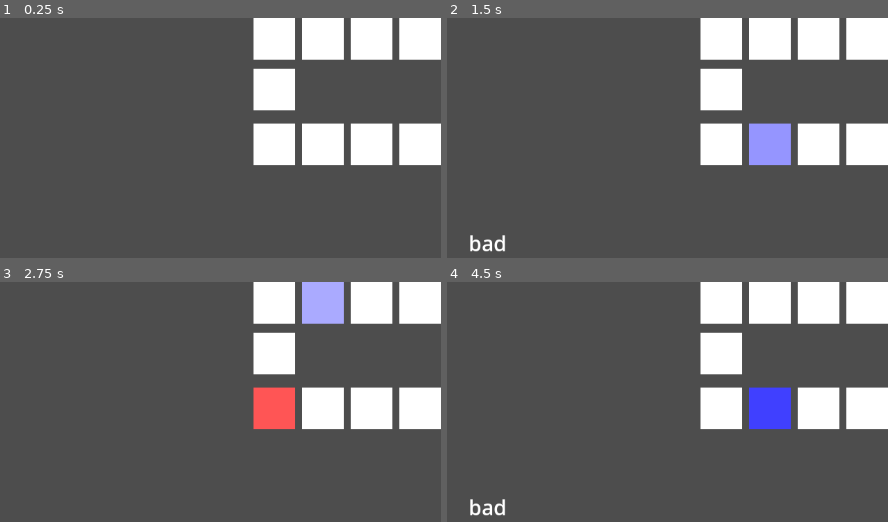
Above: before the commit, frames 1-4 (two rows, left to right).
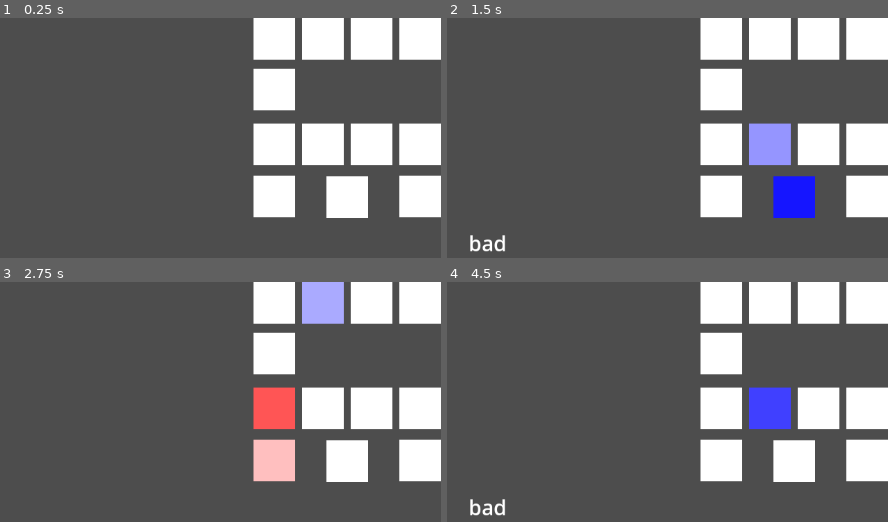
Above: after the commit, the same moments.

Repository: RBTylenol/time-exactly-userinput-check
Game: Godot game, scene res://main.tscn
Two runs of this game, one before a commit and one after it. Both use one fixed random seed, a clock stepped at 60 frames per second and the inputs below. Sound files missing from this copy of the repository are replaced by a short silence.
Inputs:
- Up to frame 1 (0.25 s): no input
- Up to frame 2 (1.5 s): tap Enter (ui_accept) at 0.5, 0.77, 1.25 s; tap . (key_dot) at 0.6, 1.35 s
- Up to frame 3 (2.75 s): tap Enter (ui_accept) at 1.52, 2 s; tap . (key_dot) at 2.1 s
- Up to frame 4 (4.5 s): tap . (key_dot) at 2.85, 3.6, 4.35 s; tap Enter (ui_accept) at 3.02, 3.5, 3.77, 4.25 s

The runs differ from the first frame. In frame 1, 5.1% of the frame differs, in the area x 57-100%, y 65-84%; in frame 2, 5.1%; in frame 3, 5.1%; in frame 4, 5.1%.

Commit message:
셋잇단음표 추가

Diff:
--- a/beat_indicator.gd
+++ b/beat_indicator.gd
@@ -2,6 +2,7 @@
 
 @onready var sprites = [ $BeatSprite1, $BeatSprite2, $BeatSprite3, $BeatSprite4 ]
 @onready var sprites2 = [$BeatSprite5, $BeatSprite6, $BeatSprite7, $BeatSprite8]
+@onready var sprites3 = [$BeatSprite9, $BeatSprite10, $BeatSprite11]
 
 func _on_music_system__beat_quarter(beat: int) -> void:
 
@@ -26,3 +27,14 @@
 		sprites2[beat % 4].modulate = Color(0, 0, 1)
 		var tween = get_tree().create_tween()
 		tween.tween_property(sprites2[beat % 4], "modulate", Color(1, 1, 1), 0.2)
+
+func _on_music_system__beat_triplet(beat: int) -> void:
+	if beat % 3 == 0:
+		sprites3[0].modulate = Color(1, 0, 0)
+		var tween = get_tree().create_tween()
+		tween.tween_property(sprites3[0], "modulate", Color(1, 1, 1), 0.2)
+
+	else:
+		sprites3[beat % 3].modulate = Color(0, 0, 1)
+		var tween = get_tree().create_tween()
+		tween.tween_property(sprites3[beat % 3], "modulate", Color(1, 1, 1), 0.2)
--- a/correct_control.gd
+++ b/correct_control.gd
@@ -2,7 +2,7 @@
 
 @export var judge_range: float = 0.1
 @onready var music_system = $"../MusicSystem"
-@export var correct_beat_quarter: Array[int] = [0, 4, 8, 12, 16, 20, 24, 28, 32, 36]
+@export var correct_beat_quarter: Array[int] = [0, 4, 8, 12, 16, 20, 24, 28, 32, 36, 56]
 
 var forward_correct_time: Array[float] = []
 var backward_correct_time: Array[float] = []
--- a/main.tscn
+++ b/main.tscn
@@ -81,6 +81,21 @@
 scale = Vector2(60, 60)
 texture = SubResource("GradientTexture1D_fs80c")
 
+[node name="BeatSprite9" type="Sprite2D" parent="MusicSystemExample/CanvasLayer/BoxContainer/BeatIndicator"]
+position = Vector2(30, 257)
+scale = Vector2(60, 60)
+texture = SubResource("GradientTexture1D_fs80c")
+
+[node name="BeatSprite10" type="Sprite2D" parent="MusicSystemExample/CanvasLayer/BoxContainer/BeatIndicator"]
+position = Vector2(135, 258)
+scale = Vector2(60, 60)
+texture = SubResource("GradientTexture1D_fs80c")
+
+[node name="BeatSprite11" type="Sprite2D" parent="MusicSystemExample/CanvasLayer/BoxContainer/BeatIndicator"]
+position = Vector2(240, 257)
+scale = Vector2(60, 60)
+texture = SubResource("GradientTexture1D_fs80c")
+
 [node name="BoxContainer2" type="BoxContainer" parent="MusicSystemExample/CanvasLayer"]
 anchors_preset = 8
 anchor_left = 0.5
@@ -103,6 +118,7 @@
 
 [connection signal="_beat_16th" from="MusicSystemExample/MusicSystem" to="MusicSystemExample/CanvasLayer/BoxContainer/BeatIndicator" method="_on_music_system__beat_16_th"]
 [connection signal="_beat_quarter" from="MusicSystemExample/MusicSystem" to="MusicSystemExample/CanvasLayer/BoxContainer/BeatIndicator" method="_on_music_system__beat_quarter"]
+[connection signal="_beat_triplet" from="MusicSystemExample/MusicSystem" to="MusicSystemExample/CanvasLayer/BoxContainer/BeatIndicator" method="_on_music_system__beat_triplet"]
 [connection signal="_you_can_reset_correct_timing" from="MusicSystemExample/MusicSystem" to="MusicSystemExample/CorrectControl" method="_on_music_system__you_can_reset_correct_timing"]
 [connection signal="_is_ranging" from="MusicSystemExample/CorrectControl" to="MusicSystemExample/CanvasLayer/BoxContainer/BeatIndicator/BeatSprite" method="_on_correct_control__is_ranging"]
 [connection signal="_is_ranging" from="MusicSystemExample/CorrectControl" to="MusicSystemExample/CanvasLayer/BoxContainer2/Label" method="_on_correct_control__is_ranging"]
--- a/music system/music_system.gd
+++ b/music system/music_system.gd
@@ -9,8 +9,13 @@
 var next_beat_16th_time: float = 0.0
 var beat_16th: int = 0
 
+var beat_triplet_interval: float
+var next_beat_triplet_time: float = 0.0
+var beat_triplet: int = 0
+
 signal _beat_quarter(beat: int)
 signal _beat_16th(beat: int)
+signal _beat_triplet(beat: int)
 signal _you_can_reset_correct_timing
 
 func _ready() -> void:
@@ -18,6 +23,7 @@
 	if bgm_stream:
 		music_node.stream = bgm_stream
 	beat_16th_interval = 60.0 / bpm / 4.0
+	beat_triplet_interval = 60.0 / bpm / 3.0
 
 func _process(_delta: float) -> void:
 	if not music_node:
@@ -48,6 +54,15 @@
 			if abs(error) > ERROR_LIMIT:
 				next_beat_16th_time += error * 0.5  # 오차의 절반만큼 보정
 
+		if current_position >= next_beat_triplet_time:
+			emit_signal("_beat_triplet", beat_triplet)
+			beat_triplet += 1
+
+			if beat_triplet % 3 == 0 and beat_16th % 4 == 0:
+				next_beat_triplet_time = next_beat_16th_time - beat_16th_interval
+
+			next_beat_triplet_time += beat_triplet_interval
+
 func start_music() -> void:
 	music_node.play()
 	emit_signal("_you_can_reset_correct_timing")
@@ -60,6 +75,8 @@
 func reset_beat_timing() -> void:
 	next_beat_16th_time = 0.0
 	beat_16th = 0
+	next_beat_triplet_time = 0.0
+	beat_triplet = 0
 	emit_signal("_beat_quarter", beat_16th / 4)
 
 func _on_music_finished() -> void:
